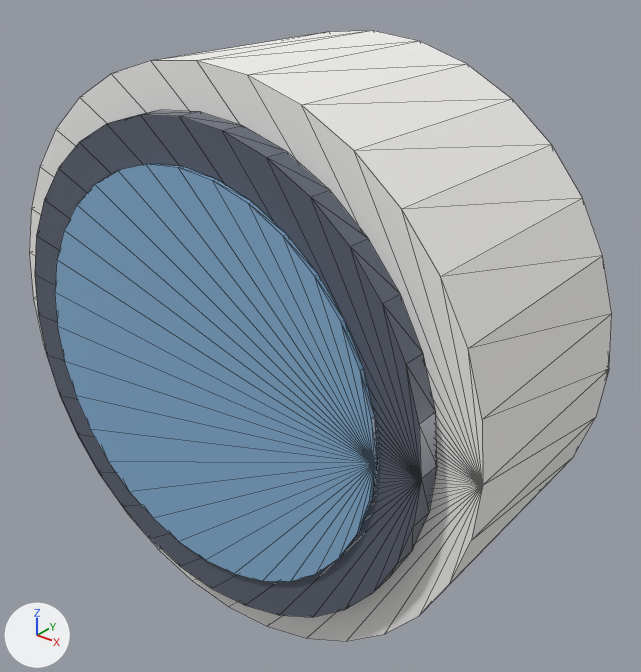
An edit to the glTF model desktop/src/models/device.canary-display-watch.glb, drawn before and after from the same camera.
Both versions are drawn from a 50 mm camera at (0.0463, -0.0534, 0.0586) aimed at (0.0022, 0.0017, 0.0245). Lighting does not change. The marker at lower left points along +X, +Y and +Z. The first picture is the older version. Mesh edges are drawn as thin lines.
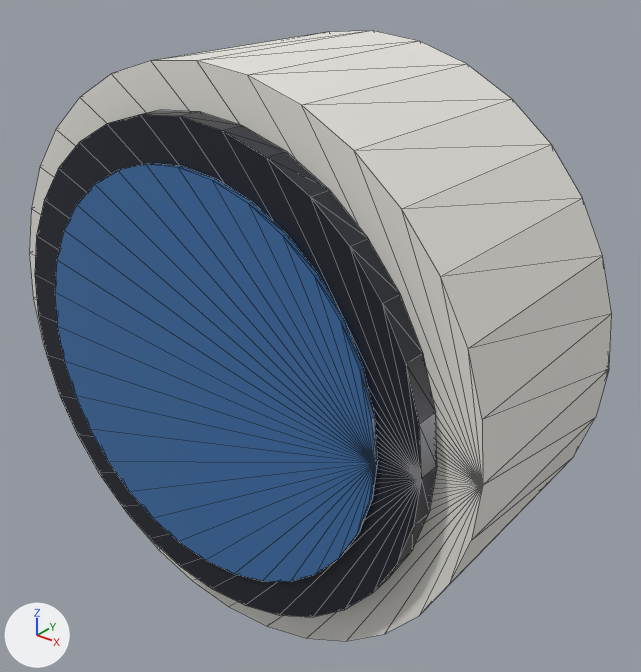
Location of each change, (x1, y1, x2, y2) in pixels of the pictures (641 x 672 px):
'Mesh_2', recoloured (darker): (55, 163, 378, 582) in both
'Mesh_1', recoloured (darker): (35, 110, 437, 617) in both

The change, as a diff of the scene's bpy script:
```diff
--- a/desktop/src/models/device.canary-display-watch.glb.py
+++ b/desktop/src/models/device.canary-display-watch.glb.py
@@ mat_glass___screen @@
 mat_glass___screen = principled_material('glass / screen')
-mat_glass___screen.base_color = (0.106, 0.122, 0.165)  # greyish blue #5c6271
+mat_glass___screen.base_color = (0.011, 0.0137, 0.0232)  # black #1b1f2a
 mat_glass___screen.roughness = 0.35
@@ mat_lit_screen @@
 mat_lit_screen = principled_material('lit screen')
-mat_lit_screen.base_color = (0.239, 0.435, 0.659)  # blue #86b0d4
+mat_lit_screen.base_color = (0.0467, 0.159, 0.392)  # blue #3d6fa8
 mat_lit_screen.roughness = 0.35
```
